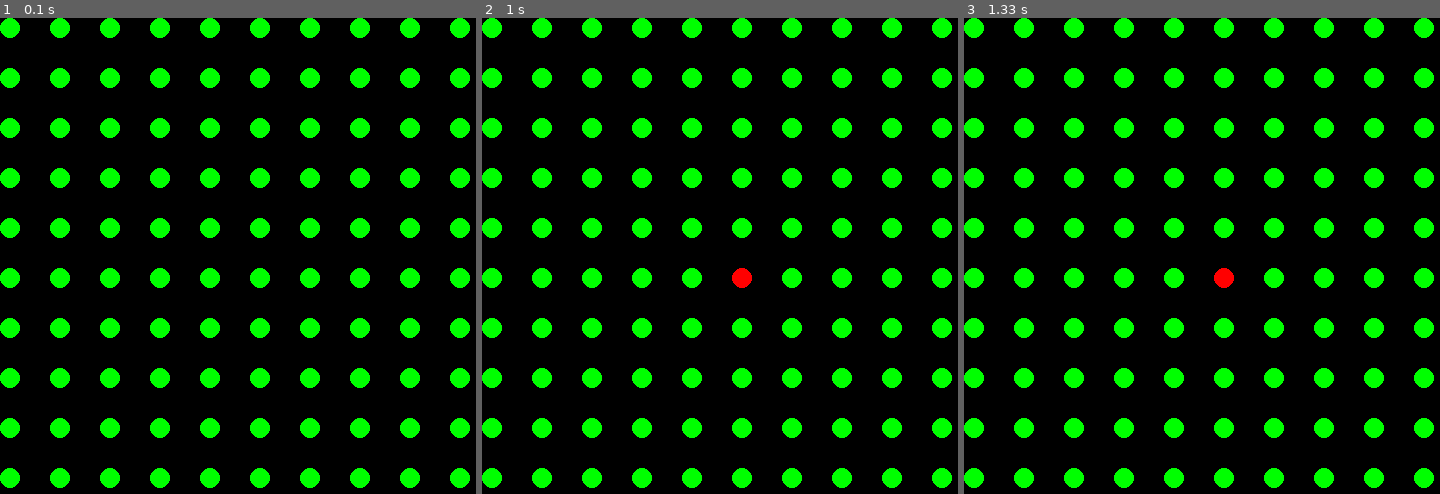
Above: before the commit, frames 1-3 (left to right).
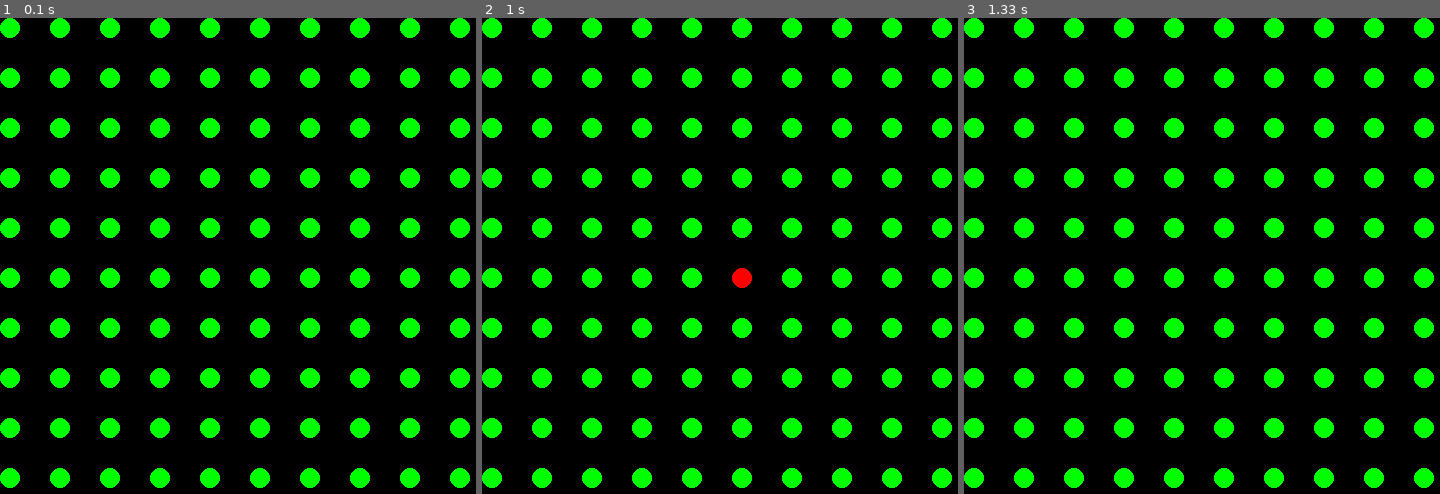
Above: after the commit, the same moments.

Repository: rnb7880/Spiral-Wave-Pygame
Game: pygame game, started from spiral1.py
Same seed, same stepped clock (60 frames per second), same inputs: the game is played once before the commit and once after it.
Inputs:
- Up to frame 1 (0.1 s): no input
- Up to frame 2 (1 s): tap Space at 0.33 s
- Up to frame 3 (1.33 s): no input

Frames 1-2 are identical in both runs. In frame 3, 0.1% of the frame differs, in the area x 52-57%, y 52-57%.

Commit message:
blinking light

Diff:
--- a/spiral1.py
+++ b/spiral1.py
@@ -13,27 +13,46 @@
 pygame.display.set_caption("SpiralWave")
 clock = pygame.time.Clock()
 
+excite = pygame.USEREVENT + 1
+
+pygame.time.set_timer(excite, 1000)
+
+
 coins = [[0 for i in range(10)] for j in range(10)]
 for y in range (10):
     for x in range (10):
         coins[y][x] = Coin(x*50 + 10,y*50 + 10)
+
 
 for line in coins:
     for coin in line:
 
         for addline in coins:
             for addcoin in addline:
-                if m.fabs(coin.x - addcoin.x) == 1:
-                    coin.add(addcoin)
+                currx = coin.x
+                curry = coin.y
+                newx = addcoin.x
+                newy = addcoin.y
+                if  not (coin.x == addcoin.x and addcoin.y == coin.y):
+                    if abs(coin.x - addcoin.x) <= 50 and abs(coin.y - addcoin.y) <= 50:
+                        coin.add(addcoin)
 
 
 while not over:
     for event in pygame.event.get():
         if event.type == pygame.QUIT:
             over = True
+        if event.type == excite:
+            coins[5][5].excite()
         if event.type == pygame.KEYDOWN:
             if event.key == pygame.K_SPACE:
+                #coins[5][5].chain()
                 coins[5][5].excite()
+                # print('red')
+                # pygame.time.wait(1000)
+                # print('wait')
+                # coins[5][5].release()
+                # print('green')
 
     for line in coins:
         for coin in line:
--- a/spiralClasses.py
+++ b/spiralClasses.py
@@ -17,9 +17,14 @@
         """
         uses pygame and the global screen variable to draw the building on the screen
         """
-        self.color = (255, 0, 0)
-        self.alert()
-        #self.release()
+        if self.color == (0,255,0):
+            self.color = (255,0,0)
+        else:
+            self.color = (0, 255, 0)
+
+    def chain(self):
+        self.excite()
+
 
     def release(self):
         """
@@ -33,7 +38,6 @@
         pygame.draw.circle(screen,self.color,(self.x,self.y),10)
     def add(self,coin):
         self.adjacent.append(coin)
-        print(self.adjacent)
     def alert(self):
         for coin in self.adjacent:
             if coin.color == (255,0,0):
